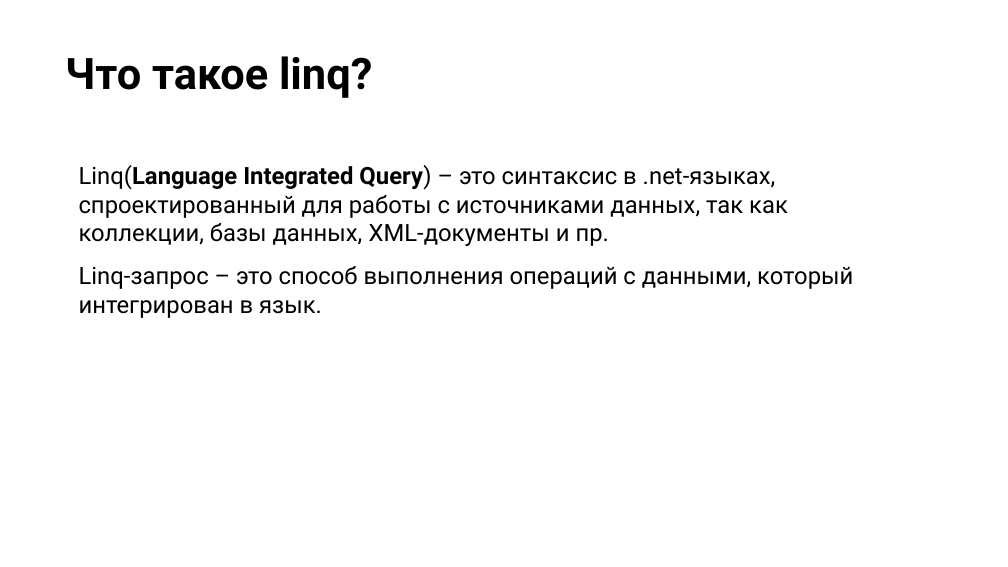
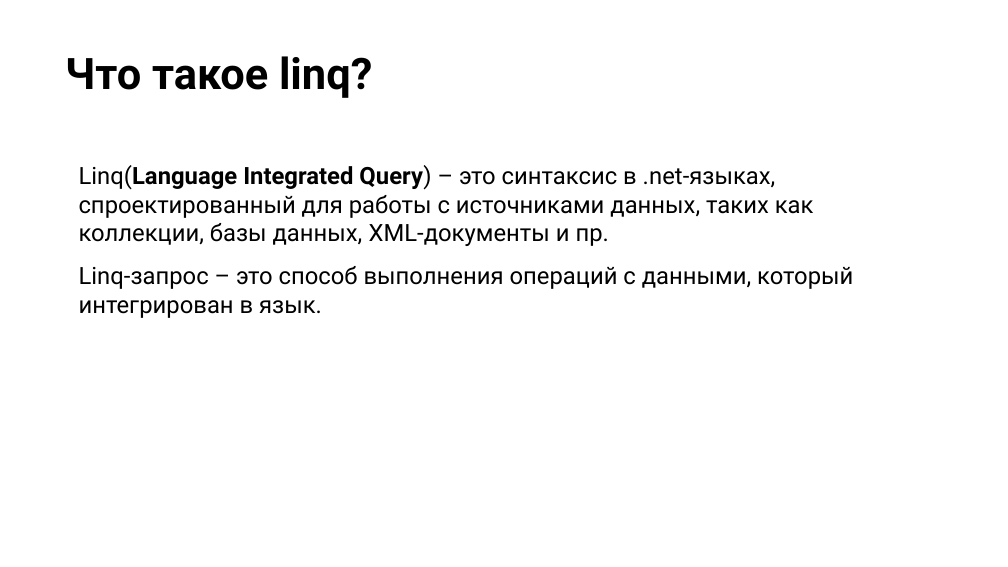
Before and after one commit to NilovPavel/LinqQueries, a slide deck: slide 8 of LinqQueries.pptx. Drawn at 1008x567 pixels with LibreOffice and Linux fonts; fonts in the diff are those of the drawing; background and template pictures are left out. Boxes give left, top, right and bottom in pixels: in the first picture for what was removed or moved away, otherwise in the second. Text is boxed around its words. In the diff, an @@ line names an element or a change of style, - is before the commit and + after.

```diff
--- a/LinqQueries.pptx
+++ b/LinqQueries.pptx
@@ text at <box>79,165,814,246</box>: text changed @@
-Linq(Language Integrated Query) – это синтаксис в .net-языках, спроектированный для работы с источниками данных, так как коллекции, базы данных, XML-документы и пр.
+Linq(Language Integrated Query) – это синтаксис в .net-языках, спроектированный для работы с источниками данных, таких как коллекции, базы данных, XML-документы и пр.
```
Also in this commit, not shown: 4 other slides changed, 2 slides removed, 1 other file.
